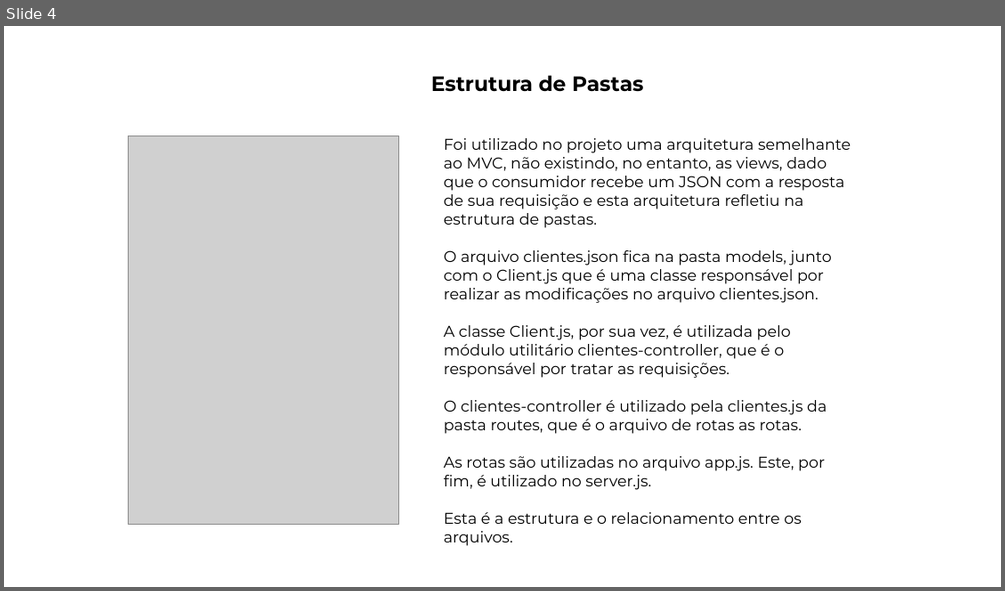
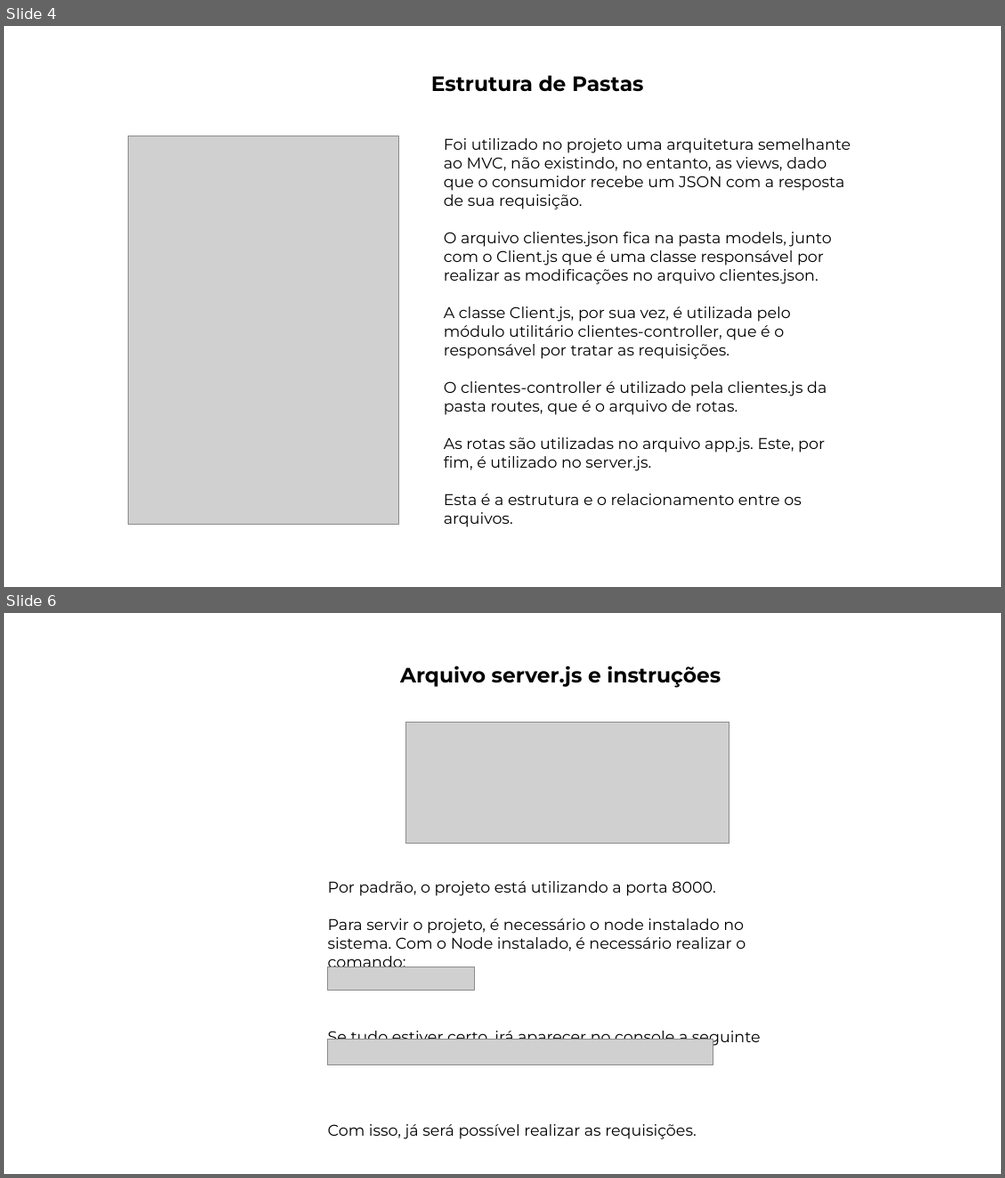
Before and after one commit to JdSeus/UCPEL_PI8, a slide deck: apresentacao.pptx. Shown one above the other, each under a label of ours: slide 4 before the commit, slides 4 and 6 after it; the slides between them are not shown. The pictures are 1005x591 and 1005x1178 pixels, drawn with LibreOffice and Linux fonts; fonts in the diff are those of the drawing; grey boxes stand for pictures; background and template pictures are left out. Boxes give left, top, right and bottom in pixels: in the first picture for what was removed or moved away, otherwise in the second. Text is boxed around its words. In the diff, an @@ line names an element or a change of style, - is before the commit and + after.

```diff
--- a/apresentacao.pptx
+++ b/apresentacao.pptx
@@ slide 6 added at (x1=4, y1=613, x2=1001, y2=1174), background picture (left out) @@
@@ text added at (x1=400, y1=666, x2=720, y2=688), 20 pt, text #000000, bold @@
+Arquivo server.js e instruções
@@ picture added at (x1=406, y1=722, x2=729, y2=844) @@
@@ text added at (x1=328, y1=881, x2=760, y2=1139), 15 pt, text #000000 @@
+Por padrão, o projeto está utilizando a porta 8000.
+Para servir o projeto, é necessário o node instalado no sistema. Com o Node instalado, é necessário realizar o comando:
+Se tudo estiver certo, irá aparecer no console a seguinte mensagem:
+Com isso, já será possível realizar as requisições.
@@ picture added at (x1=327, y1=966, x2=474, y2=989) @@
@@ picture added at (x1=327, y1=1039, x2=713, y2=1064) @@
@@ slide 4 changed as well @@
@@ text at (x1=444, y1=138, x2=850, y2=209): text changed @@
-Foi utilizado no projeto uma arquitetura semelhante ao MVC, não existindo, no entanto, as views, dado que o consumidor recebe um JSON com a resposta de sua requisição e esta arquitetura refletiu na estrutura de pastas.
+Foi utilizado no projeto uma arquitetura semelhante ao MVC, não existindo, no entanto, as views, dado que o consumidor recebe um JSON com a resposta de sua requisição.
@@ text at (x1=444, y1=381, x2=826, y2=415): text changed @@
-O clientes-controller é utilizado pela clientes.js da pasta routes, que é o arquivo de rotas as rotas.
+O clientes-controller é utilizado pela clientes.js da pasta routes, que é o arquivo de rotas.
```
Also in this commit, not shown: 5 other slides changed, 4 other slides added, 3 slides removed, 2 other files.
